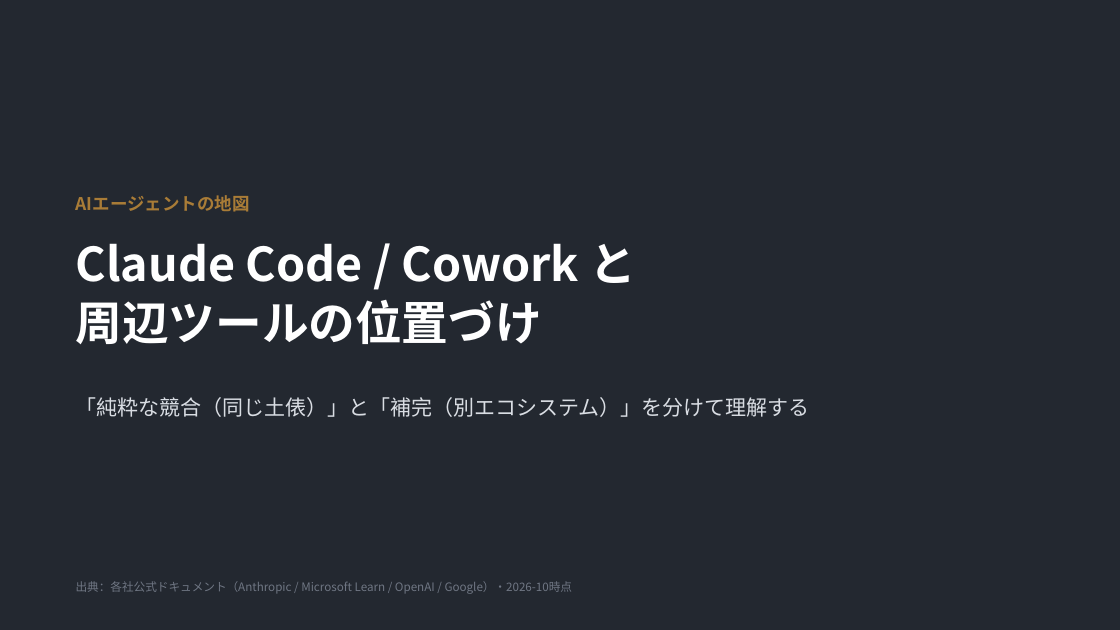
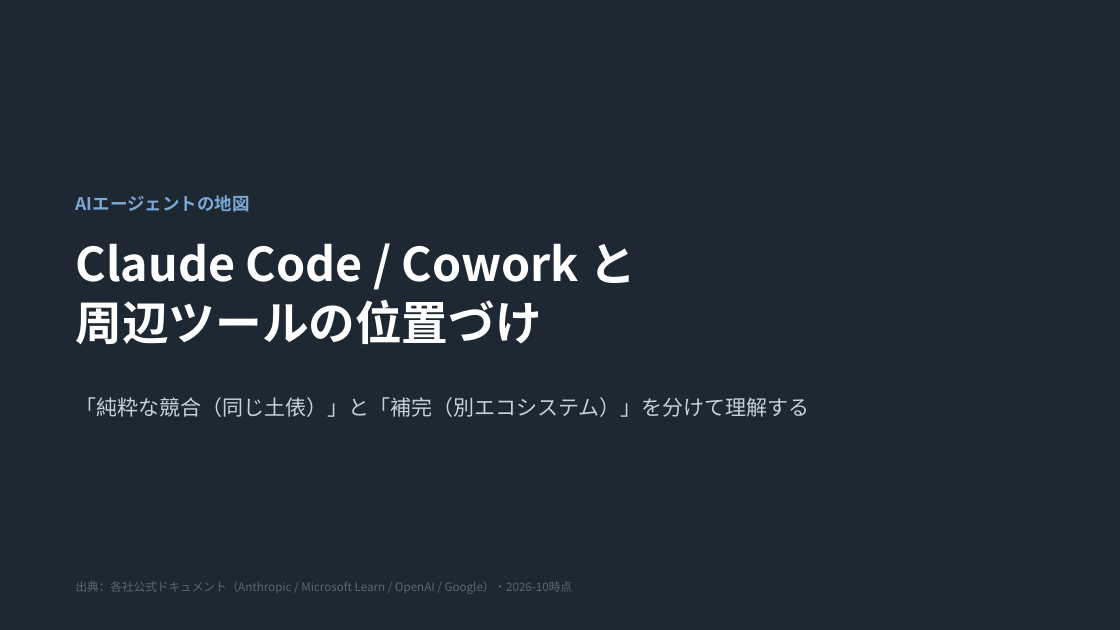
Before and after one commit to ctc-itkr/claude-hands-on, a slide deck: slide 1 of docs/03_参考資料/Copilot_Cowork_競合比較.pptx. Drawn at 1120x630 pixels with LibreOffice and Linux fonts; fonts in the diff are those of the drawing. Boxes give left, top, right and bottom in pixels: in the first picture for what was removed or moved away, otherwise in the second. Text is boxed around its words. In the diff, an @@ line names an element or a change of style, - is before the commit and + after.

```diff
--- a/docs/03_参考資料/Copilot_Cowork_競合比較.pptx
+++ b/docs/03_参考資料/Copilot_Cowork_競合比較.pptx
@@ rectangle at <box>0,0,1120,630</box>: fill #232830 to #1E2832 @@
@@ text "AIエージェントの地図" at <box>76,195,250,212</box>: text colour #A97C37 to #7AA7D4 @@
@@ text "「純粋な競合（同じ土俵）」と「補完（別エコシステム）」を分けて理解する" at <box>76,397,810,417</box>: text colour #D9DDE3 to #C7D0D9 @@
@@ text "出典：各社公式ドキュメント（Anthropic / Microsoft Learn / ..." at <box>76,581,573,594</box>: text colour #6F7683 to #5B6670 @@
```
Also in this commit, not shown: 5 other slides changed.
